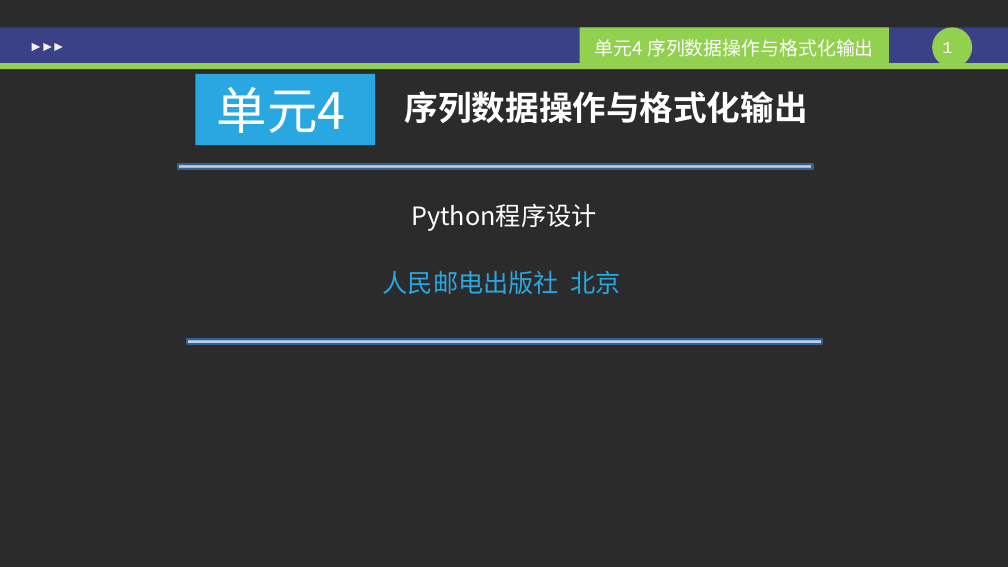
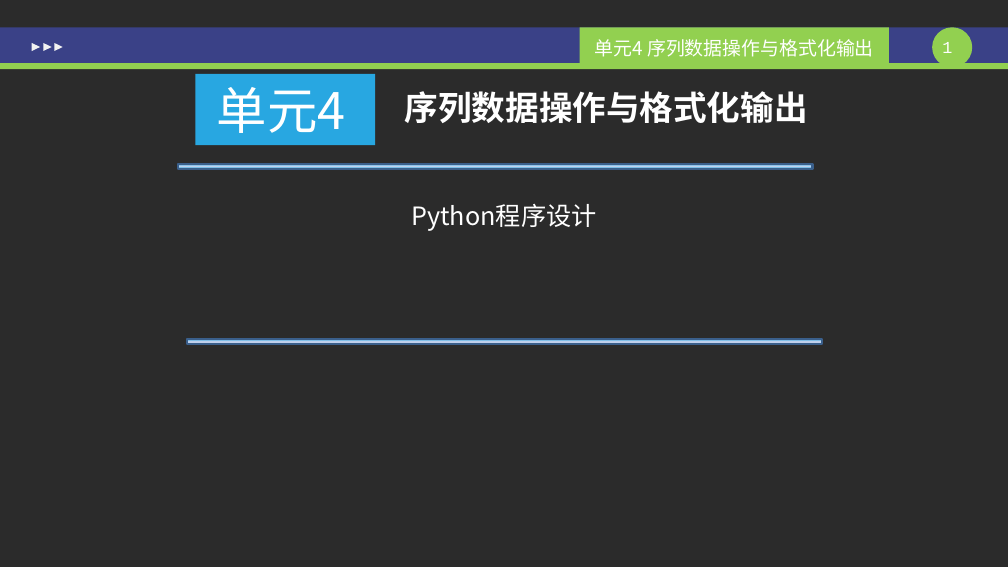
Before and after one commit to zeemeil/zeemeil.github.io, a slide deck: slide 1 of files/0408_week7_monsday_unit8.pptx. Drawn at 1008x567 pixels with LibreOffice and Linux fonts; fonts in the diff are those of the drawing; background and template pictures are left out; a plain dark background stands for a picture behind light text. Boxes give left, top, right and bottom in pixels: in the first picture for what was removed or moved away, otherwise in the second. Text is boxed around its words. In the diff, an @@ line names an element or a change of style, - is before the commit and + after.

```diff
--- a/files/0408_week7_monsday_unit8.pptx
+++ b/files/0408_week7_monsday_unit8.pptx
@@ text removed at (383, 270, 620, 294) @@
-人民邮电出版社 北京
```
Also in this commit, not shown: 5 other files.
